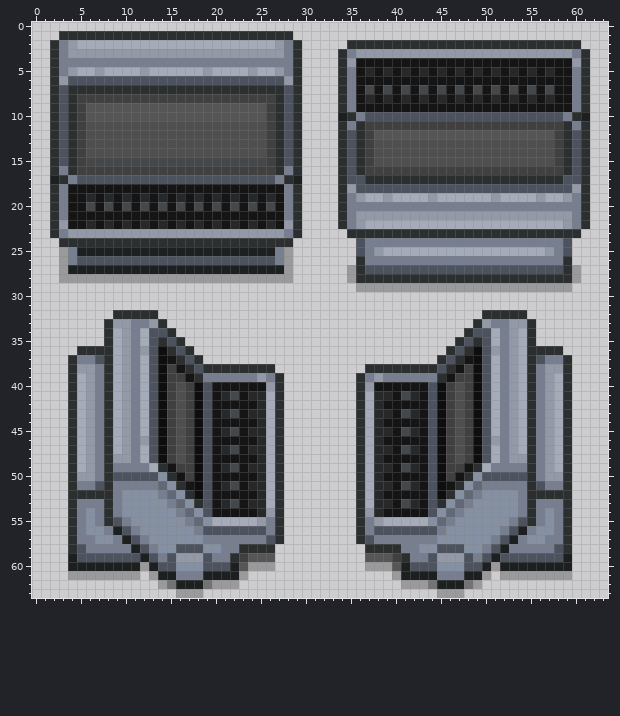
One commit to this pixel-art sprite: Resources/Textures/Structures/Machines/parts.rsi/2.png. The first picture shows the starting point.
The file is 64x64 pixels. Colours within 5 levels of each other are drawn and written as one.
The result:
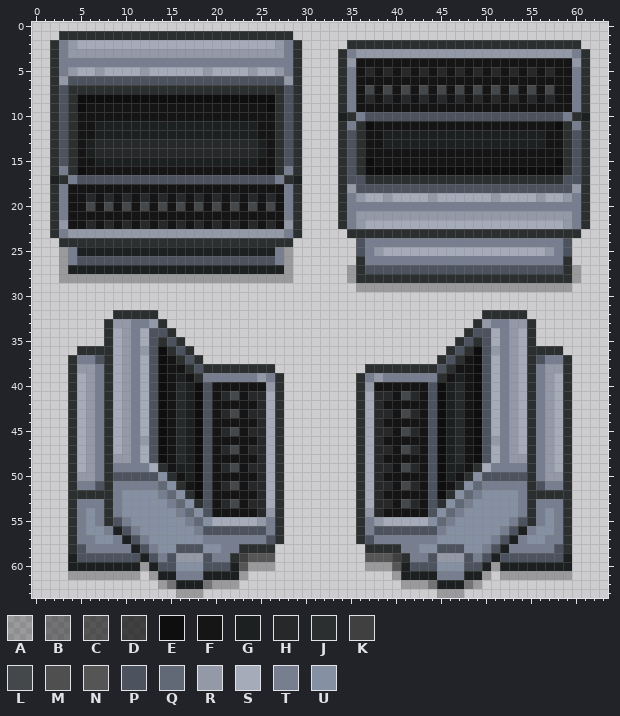
Palette (. is transparent): A #00000040  B #00000070  C #00000094  D #000000af  E #0e0e0e  F #151515  G #1d2020  H #262829  J #2c2f2f  K #404040  L #45484a  M #4f4f4f  N #555555  P #4d535e  Q #616876  R #9399a7  S #a5abb8  T #767e8f  U #8690a3
Changes in this commit:
y 8: x 5..26 KKKKKKKKKKKKKKKKKKKKKK -> EEEEEEEEEEEEEEEEEEEEEE
y 9: x 5..26 KNNNNNNNNNNNNNNNNNNNNK -> EFFFFFFFFFFFFFFFFFFFFE
y 10: x 5..26 KNNNNNNNNNNNNNNNNNNNNK -> FFFFFFFFFFFFFFFFFFFFFF
y 11: x 5..26 KMMMMMMMMMMMMMMMMMMMMK -> FFGGGGGGGGGGGGGGGGGGFF; x 37..58 KKKKKKKKKKKKKKKKKKKKKK -> EFFFFFFFFFFFFFFFFFFFFE
y 12: x 5..26 KMMMMMMMMMMMMMMMMMMMMK -> FFGGGGGGGGGGGGGGGGGGFF; x 37..58 KNNNNNNNNNNNNNNNNNNNNK -> FFGGGGGGGGGGGGGGGGGGFF
y 13: x 5..26 KMMMMMMMMMMMMMMMMMMMMK -> FGHHHHHHHHHHHHHHHHHHGF; x 37..58 KMMMMMMMMMMMMMMMMMMMMK -> FFGGGGGGGGGGGGGGGGGGFF
y 14: x 5..26 KMMMMMMMMMMMMMMMMMMMMK -> FGHHHHHHHHHHHHHHHHHHGF; x 37..58 KMMMMMMMMMMMMMMMMMMMMK -> FFFFFFFFFFFFFFFFFFFFFF
y 15: x 5..26 KLLLLLLLLLLLLLLLLLLLLK -> FFGGGGGGGGGGGGGGGGGGFF; x 37..58 KMMMMMMMMMMMMMMMMMMMMK -> EFFFFFFFFFFFFFFFFFFFFE
y 16: x 5..26 KKKKKKKKKKKKKKKKKKKKKK -> EFFFFFFFFFFFFFFFFFFFFE; x 37..58 KKKKKKKKKKKKKKKKKKKKKK -> EEEEEEEEEEEEEEEEEEEEEE
y 38: x 15 K -> F; x 48 K -> F
y 39: x 15..16 KK -> FG; x 47..48 KK -> GF
y 40..48: x 15..17 KMK -> FHG; x 46..48 KMK -> GHF
y 49: x 16..17 KK -> GG; x 46..47 KK -> GG
y 50: x 17 K -> G; x 46 K -> G
Where, in picture pixels (left, top, right, bottom), the same in both pictures:
changed: (77, 94, 275, 175)
changed: (365, 121, 563, 175)
changed: (167, 364, 194, 481)
changed: (446, 364, 473, 481)
